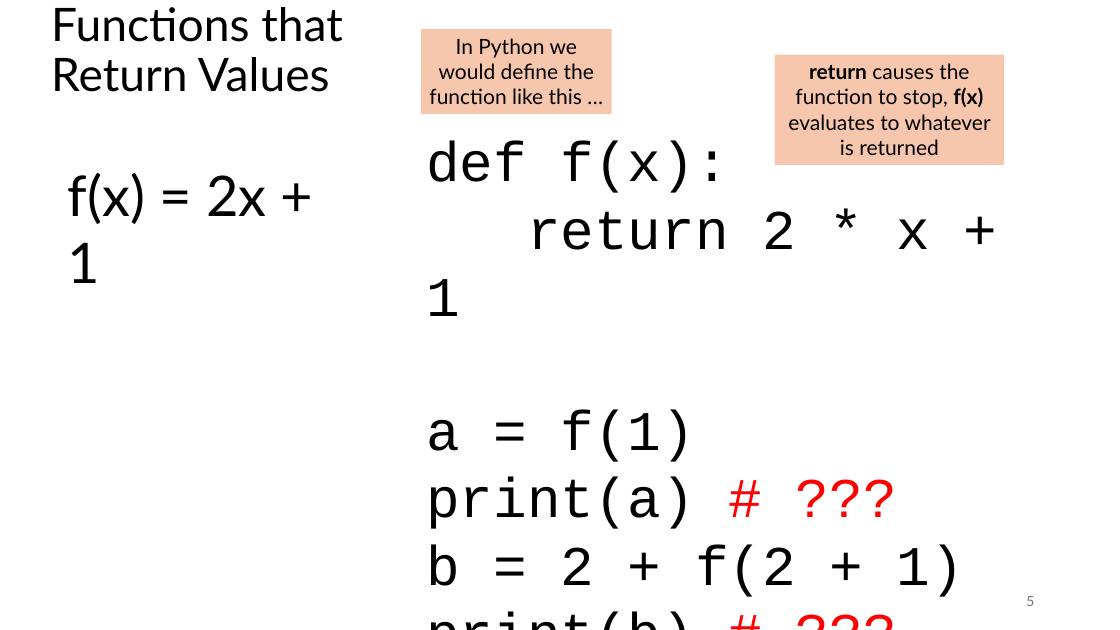
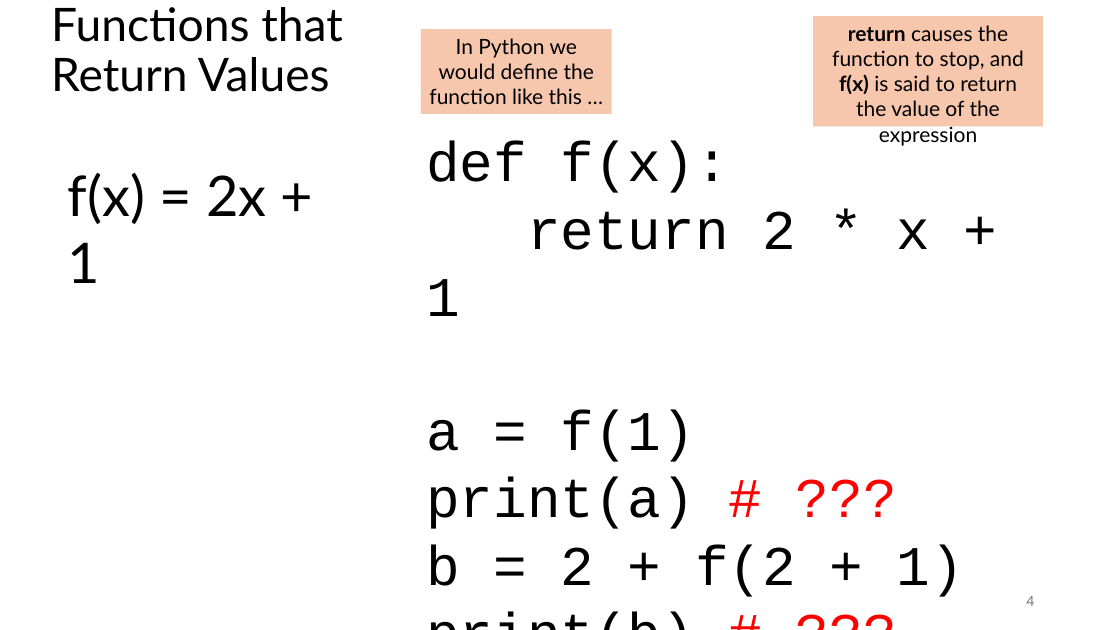
Before and after one commit to tjd1234/cmpt120fall2024, a slide deck: slide 4 of lecture_notes/chapter6/chapter6.pptx (slide 5 before the commit). Drawn at 1120x630 pixels with LibreOffice and Linux fonts; fonts in the diff are those of the drawing. Boxes give left, top, right and bottom in pixels: in the first picture for what was removed or moved away, otherwise in the second. Text is boxed around its words. In the diff, an @@ line names an element or a change of style, - is before the commit and + after.

```diff
--- a/lecture_notes/chapter6/chapter6.pptx
+++ b/lecture_notes/chapter6/chapter6.pptx
@@ rectangle "return causes the function to ...": place and size @@
-rectangle "return causes the function to ..." at bbox=[775, 55, 1004, 165]
+rectangle "return causes the function to ..." at bbox=[813, 16, 1043, 126]
@@ text in rectangle at bbox=[832, 25, 1024, 116]: text changed @@
-return causes the function to stop, f(x) evaluates to whatever is returned
+return causes the function to stop, and f(x) is said to return the value of the expression
@@ page number at bbox=[1026, 596, 1034, 606]: text changed @@
-5
+4
```
Also in this commit, not shown: 10 other slides changed, 48 slides added, 2 slides removed, 1 other file.
